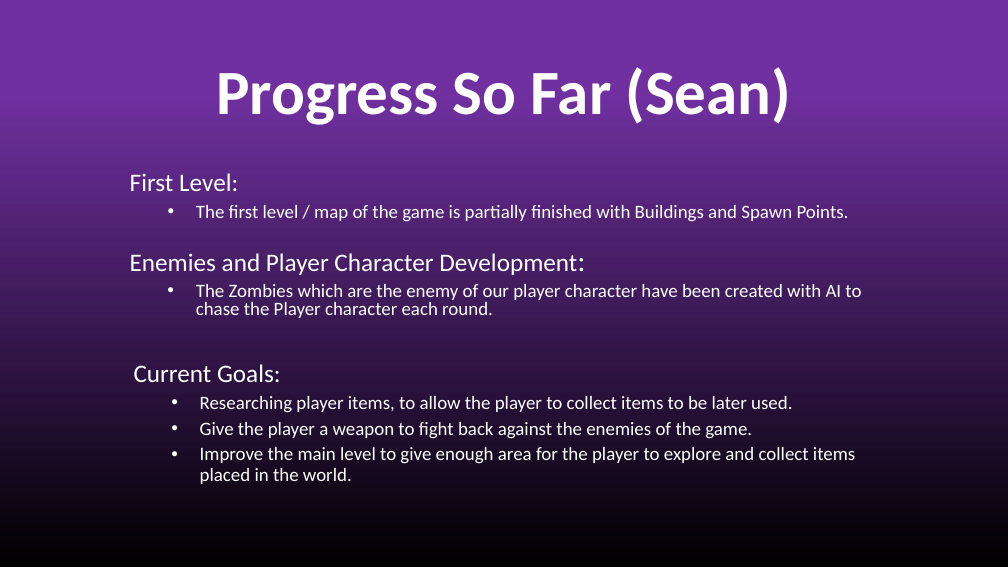
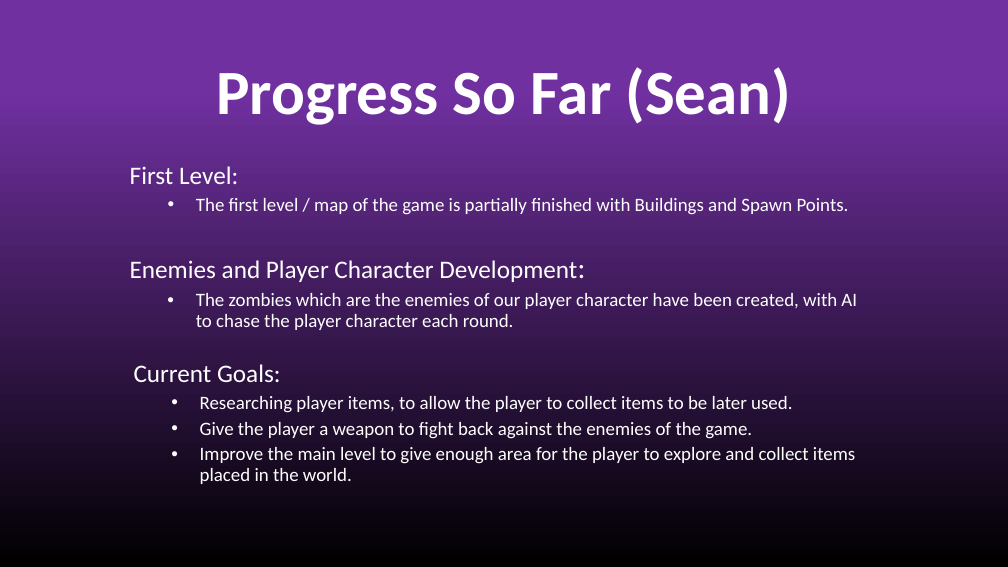
Before and after one commit to shanem1996/Plague_Panic, a slide deck: slide 6 of MIDPOINT PRESENTATION/MidPoint Presentation.pptx. Drawn at 1008x567 pixels with LibreOffice and Linux fonts; fonts in the diff are those of the drawing. Boxes give left, top, right and bottom in pixels: in the first picture for what was removed or moved away, otherwise in the second. Text is boxed around its words. In the diff, an @@ line names an element or a change of style, - is before the commit and + after.

```diff
--- a/MIDPOINT PRESENTATION/MidPoint Presentation.pptx
+++ b/MIDPOINT PRESENTATION/MidPoint Presentation.pptx
@@ subtitle "First Level:" moved from (x1=130, y1=173, x2=849, y2=222) to (x1=130, y1=166, x2=849, y2=215) @@
@@ text at (x1=130, y1=260, x2=577, y2=282): line spacing 0.8 to 0.9 @@
@@ text at (x1=196, y1=293, x2=857, y2=330): text changed @@
-  • The Zombies which are the enemy of our player character have been created with AI to chase the Player character each round.
+  • The zombies which are the enemies of our player character have been created, with AI to chase the player character each round.
```
Also in this commit, not shown: 1 other slide changed, 1 slide added.
